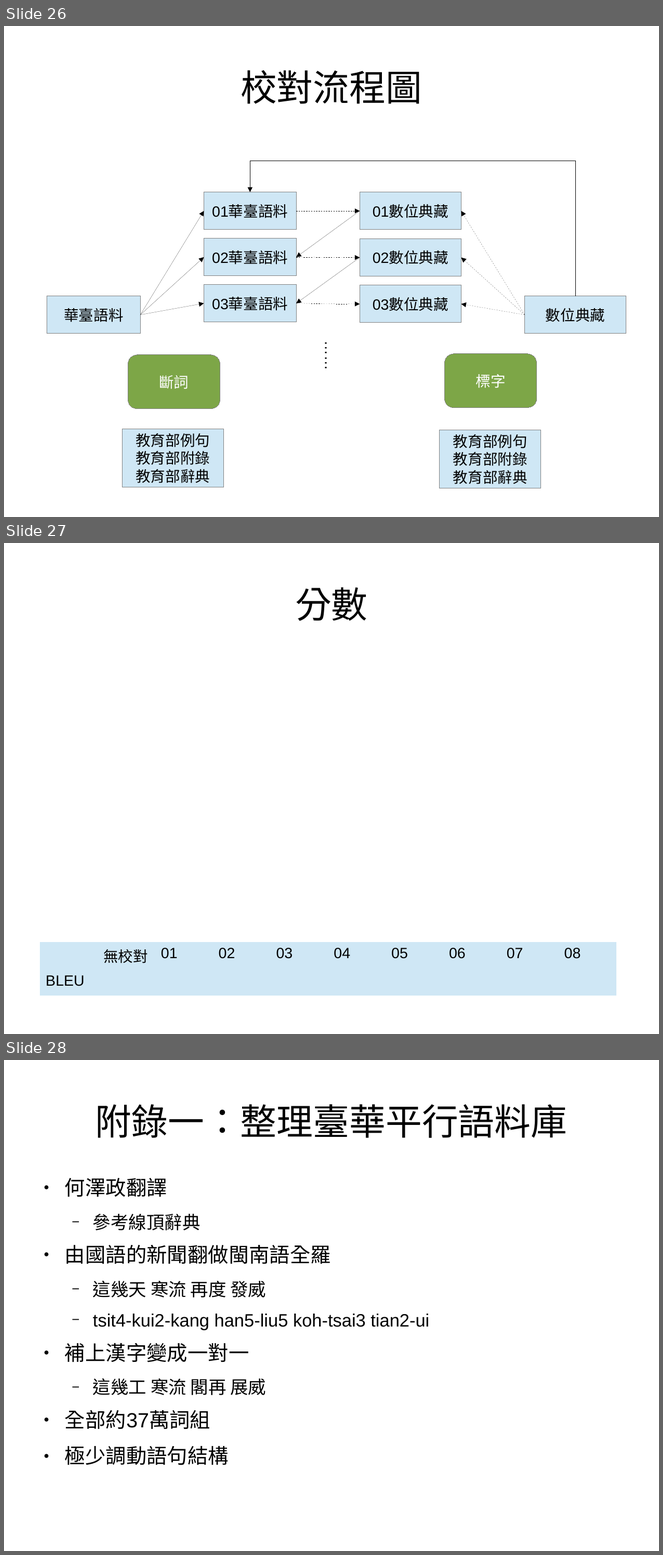
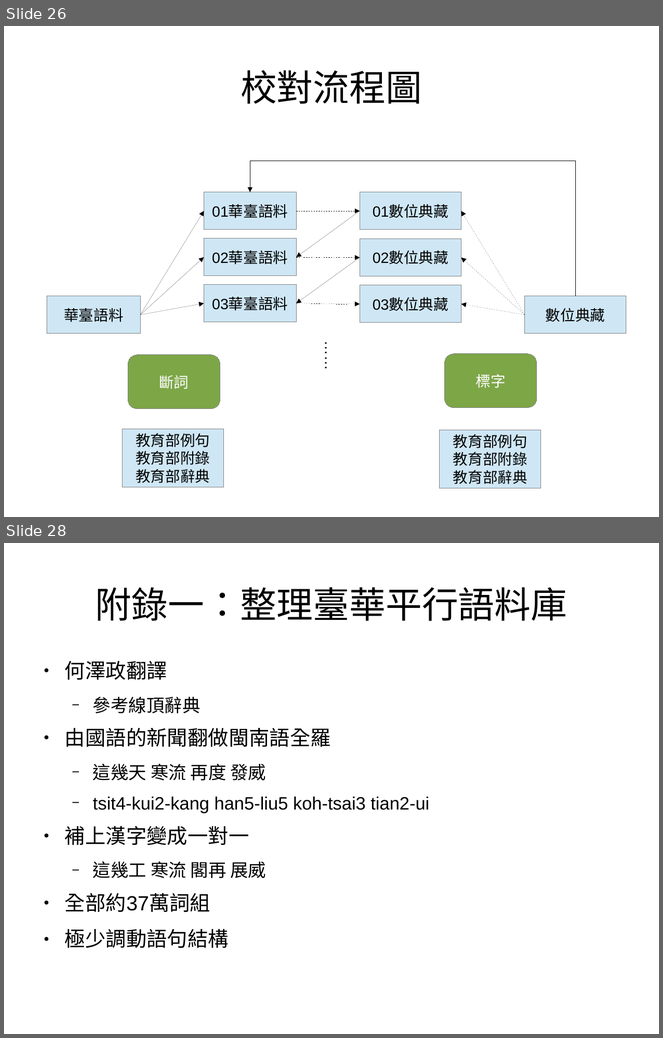
Before and after one commit to sih4sing5hong5/po3-ko3_tau5-iann2-phinn3, a slide deck: 翻譯報告.odp. Shown one above the other, each under a label of ours: slides 26, 27 and 28 before the commit, slides 26 and 28 after it; the slides between them are not shown. The pictures are 663x1555 and 663x1038 pixels, drawn with LibreOffice and Linux fonts; fonts in the diff are those of the drawing. Boxes give left, top, right and bottom in pixels: in the first picture for what was removed or moved away, otherwise in the second. Text is boxed around its words. In the diff, an @@ line names an element or a change of style, - is before the commit and + after.

Commit message:
加試驗分數，調翻譯架構的圖 丞宏

```diff
--- a/翻譯報告.odp
+++ b/翻譯報告.odp
@@ slide 27 removed at (4,543,659,1034), background #FFFFFF @@
@@ title removed at (295,587,368,621) @@
-分數
@@ table removed at (40,942,617,996), 2 rows, 10 columns @@
- | 無校對 | 01 | 02 | 03 | 04 | 05 | 06 | 07 | 08
-BLEU |  |  |  |  |  |  |  |  | 
```
Also in this commit, not shown: 2 slides changed, 1 slide added.
